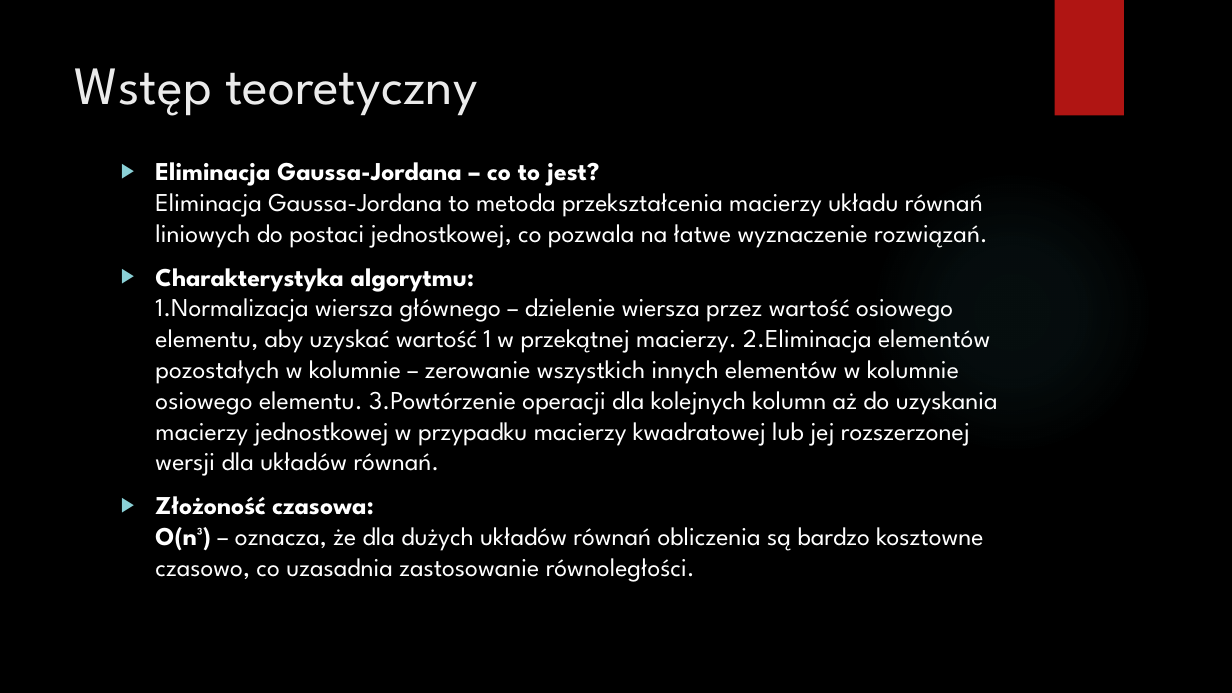
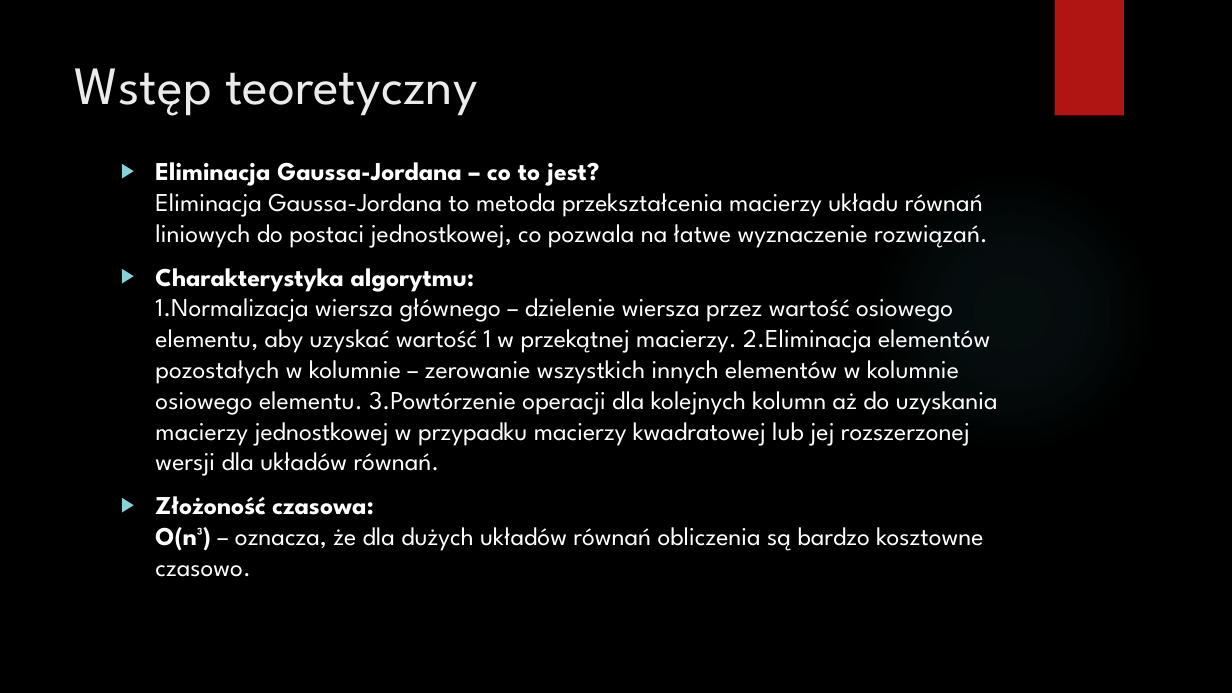
Before and after one commit to DawidGarncarek/Studia-Stopien-II, a slide deck: slide 3 of Semestr 2/Programowanie współbieżne i rozproszone/Projekt_wykład/Prezentacja_cz1.pptx (slide 2 before the commit). Drawn at 1232x693 pixels with LibreOffice and Linux fonts; fonts in the diff are those of the drawing; background and template pictures are left out. Boxes give left, top, right and bottom in pixels: in the first picture for what was removed or moved away, otherwise in the second. Text is boxed around its words. In the diff, an @@ line names an element or a change of style, - is before the commit and + after.

```diff
--- a/Semestr 2/Programowanie współbieżne i rozproszone/Projekt_wykład/Prezentacja_cz1.pptx
+++ b/Semestr 2/Programowanie współbieżne i rozproszone/Projekt_wykład/Prezentacja_cz1.pptx
@@ text at (155,496,983,577): text changed @@
-▶ Złożoność czasowa:
-  O(n³) – oznacza, że dla dużych układów równań obliczenia są bardzo kosztowne czasowo, co uzasadnia zastosowanie równoległości.
+▶ Złożoność czasowa:
+  O(n³) – oznacza, że dla dużych układów równań obliczenia są bardzo kosztowne czasowo.
```
Also in this commit, not shown: 1 other slide changed, 1 slide added, 1 other file.
